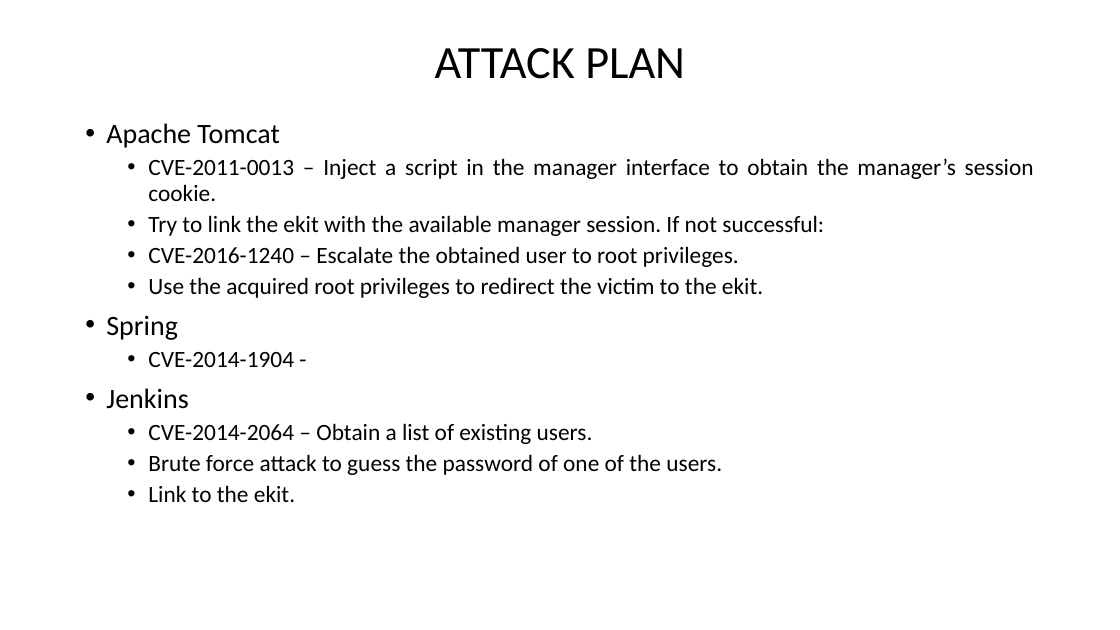
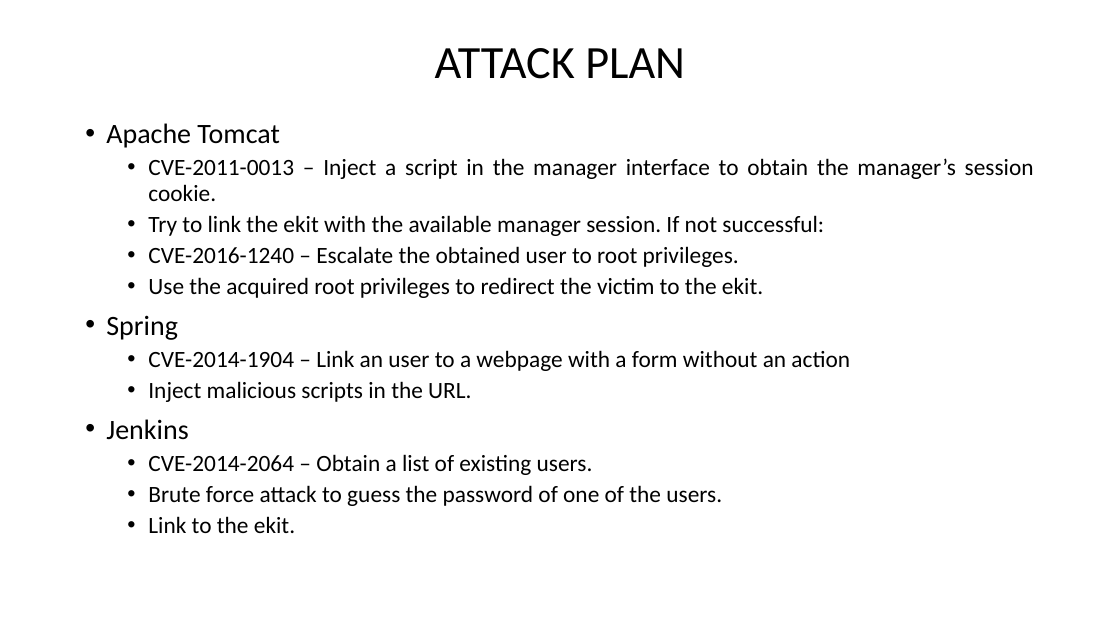
Before and after one commit to Naramsim/Offensive, a slide deck: slide 2 of Vulns Presentation.pptx. Drawn at 1120x630 pixels with LibreOffice and Linux fonts; fonts in the diff are those of the drawing. Boxes give left, top, right and bottom in pixels: in the first picture for what was removed or moved away, otherwise in the second. Text is boxed around its words. In the diff, an @@ line names an element or a change of style, - is before the commit and + after.

```diff
--- a/Vulns Presentation.pptx
+++ b/Vulns Presentation.pptx
@@ text at bbox=[148, 350, 850, 402]: text changed @@
-  • CVE-2014-1904 -
+  • CVE-2014-1904 – Link an user to a webpage with a form without an action
+  • Inject malicious scripts in the URL.
```
Also in this commit, not shown: 1 other slide changed.
